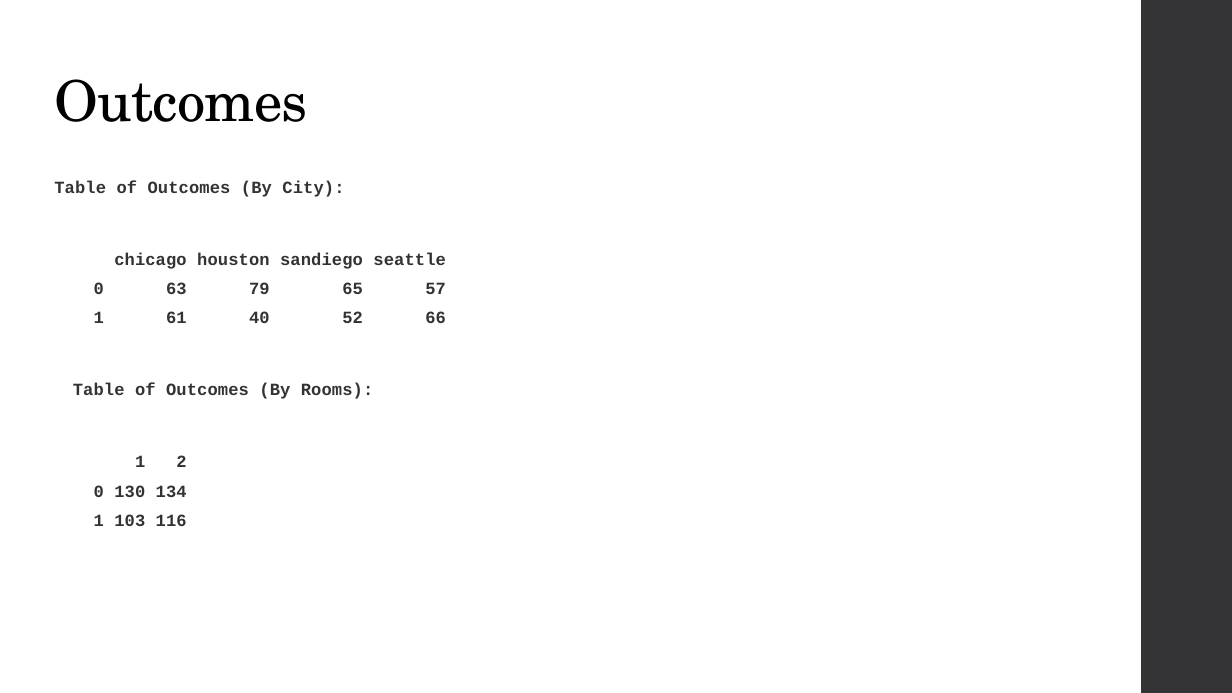
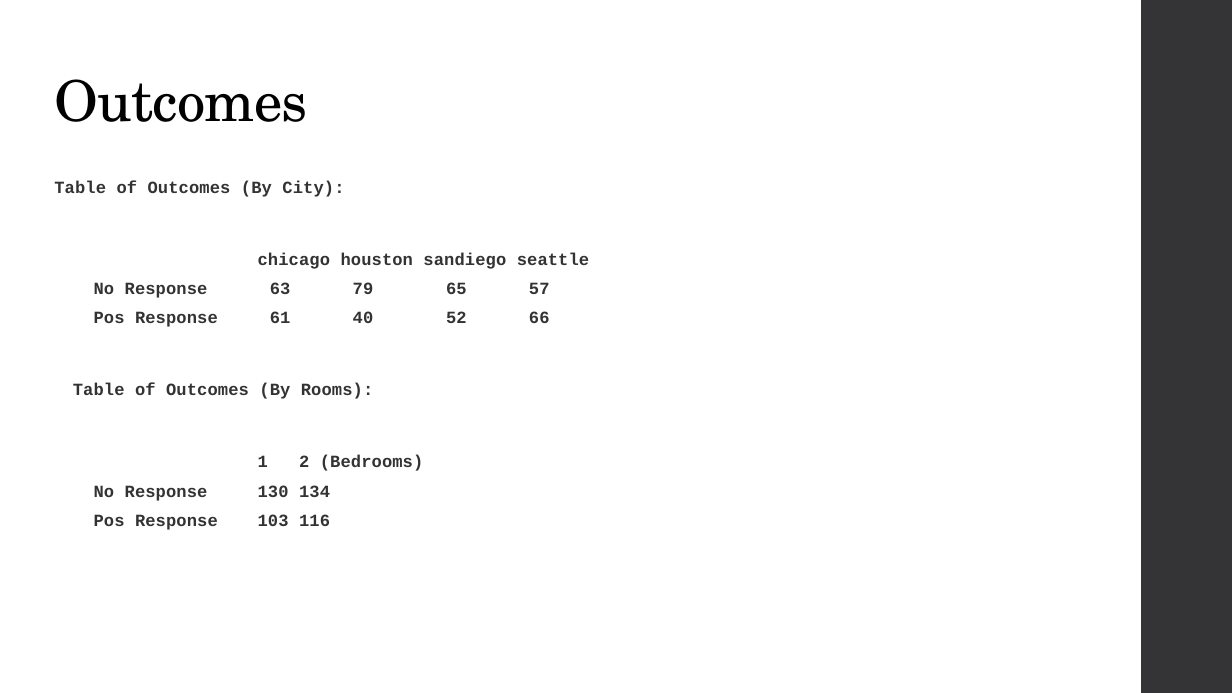
Before and after one commit to ChrisMcPherson/mids-w241-final, a slide deck: slide 8 of Presentation/Basic Data and Analysis.pptx. Drawn at 1232x693 pixels with LibreOffice and Linux fonts; fonts in the diff are those of the drawing. Boxes give left, top, right and bottom in pixels: in the first picture for what was removed or moved away, otherwise in the second. Text is boxed around its words. In the diff, an @@ line names an element or a change of style, - is before the commit and + after.

```diff
--- a/Presentation/Basic Data and Analysis.pptx
+++ b/Presentation/Basic Data and Analysis.pptx
@@ text at [94,252,589,327]: text changed @@
-chicago houston sandiego seattle
-0 63 79 65 57
-1 61 40 52 66
+chicago houston sandiego seattle
+No Response 63 79 65 57
+Pos Response 61 40 52 66
@@ text at [94,455,424,530]: text changed @@
-1 2
-0 130 134
-1 103 116
+1 2 (Bedrooms)
+No Response 130 134
+Pos Response 103 116
```
Also in this commit, not shown: 3 other slides changed.
